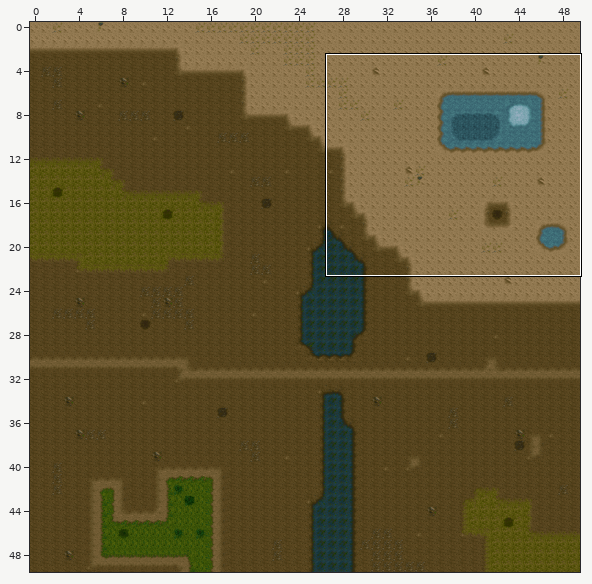
Tiled map: src/maps/road-from-river.tmx. Above, an overview of the earlier version with the close-up marked.
Close-up. First the earlier version:
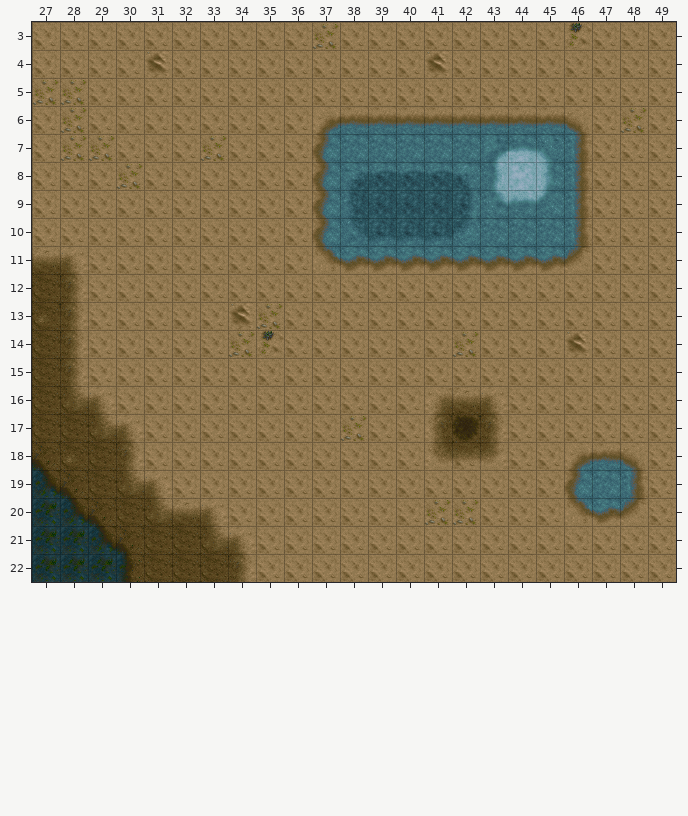
Cells are 32x32 px. Shown: x 27..49, y 3..22. The commit also changed other parts of the map, which this record leaves out.
New version:
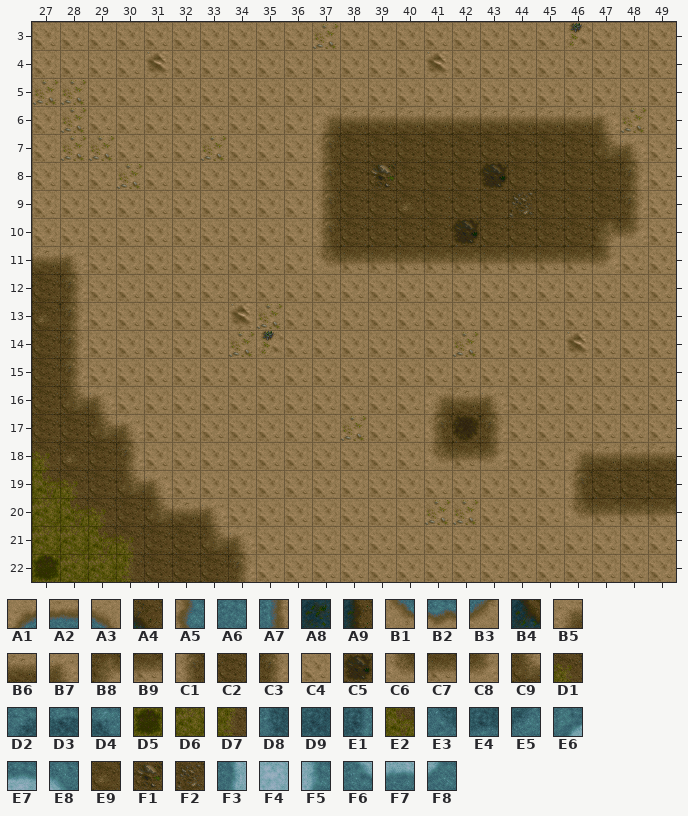
Key: from "ground": A1 0, A2 1, A3 2, A4 8, A5 16, A6 17, A7 18, A8 23, A9 24, B1 32, B2 33, B3 34, B4 35, B5 54, B6 55, B7 56, B8 57, B9 58, C1 70, C2 71, C3 72, C4 74, C5 79, C6 86, C7 87, C8 88, C9 89, D1 98, D2 108, D3 109, D4 110, D5 111, D6 113, D7 114, D8 124, D9 125, E1 126, E2 131, E3 140, E4 141, E5 142, E6 156, E7 157, E8 158, E9 169, F1 170, F2 171, F3 172, F4 173, F5 174, F6 188, F7 189, F8 190.
__ is an empty cell.
Edits made:
Layer "Tile Layer 1":
The edit turns tile A1 into tile B5 in row 6 at x 37; in row 18 at x 46.
The edit turns tile A2 into tile B6 in row 6 at x 38 to 45; in row 18 at x 47.
The edit turns tile A3 into tile B6 in row 6 at x 46; in row 18 at x 48.
The edit turns tile C4 into tile B6 in row 18 at x 49.
The edit turns tile C4 into tile B7 in row 6 at x 47; in row 7 at x 48.
The edit turns tile C4 into tile B8 in row 10 at x 47.
The edit turns tile B2 into tile B9 in row 20 at x 47.
The edit turns tile B3 into tile B9 in row 20 at x 48.
The edit turns tile C4 into tile B9 in row 20 at x 49.
The edit turns tile A5 into tile C1 in rows 7 to 10 at x 37; in row 19 at x 46.
The edit turns tile A6 into tile C2 in row 7 at x 38 to 42; in row 10 at x 43 to 45; in row 19 at x 47.
The edit turns tile A7 into tile C2 in rows 7 to 10 at x 46; in row 19 at x 48.
The edit turns tile C4 into tile C2 in rows 8 to 9 at x 47; in row 19 at x 49.
The edit turns tile D2 into tile C2 in row 8 at x 38.
The edit turns tile D3 into tile C2 in row 8 at x 40 to 41.
The edit turns tile D4 into tile C2 in row 8 at x 42.
The edit turns tile D8 into tile C2 in row 9 at x 38.
The edit turns tile D9 into tile C2 in row 9 at x 39 and 41.
The edit turns tile E1 into tile C2 in row 9 at x 42.
The edit turns tile E3 into tile C2 in row 10 at x 38.
The edit turns tile E4 into tile C2 in row 10 at x 39 to 41.
The edit turns tile E6 into tile C2 in row 7 at x 43.
The edit turns tile E7 into tile C2 in row 7 at x 44.
The edit turns tile E8 into tile C2 in row 7 at x 45.
The edit turns tile F4 into tile C2 in row 8 at x 44.
The edit turns tile F5 into tile C2 in row 8 at x 45.
The edit turns tile F6 into tile C2 in row 9 at x 43.
The edit turns tile F8 into tile C2 in row 9 at x 45.
The edit turns tile C4 into tile C3 in rows 8 to 9 at x 48.
The edit turns tile E5 into tile C5 in row 10 at x 42.
The edit turns tile F3 into tile C5 in row 8 at x 43.
The edit turns tile B1 into tile C6 in row 11 at x 37; in row 20 at x 46.
The edit turns tile B2 into tile C7 in row 11 at x 38 to 45.
The edit turns tile B3 into tile C7 in row 11 at x 46.
The edit turns tile C4 into tile C8 in row 10 at x 48; in row 11 at x 47.
The edit turns tile C4 into tile C9 in row 7 at x 47.
The edit turns tile A4 into tile D1 in row 18 at x 27; in row 19 at x 28; in row 20 at x 29; in row 21 at x 30.
The edit turns tile A8 into tile D5 in row 22 at x 27.
The edit turns tile A8 into tile D6 in row 20 at x 27; in row 21 at x 27 to 28; in row 22 at x 28 to 29.
The edit turns tile A9 into tile D7 in row 22 at x 30.
The edit turns tile B4 into tile E2 in row 19 at x 27; in row 20 at x 28; in row 21 at x 29.
The edit turns tile D9 into tile E9 in row 9 at x 40.
The edit turns tile D3 into tile F1 in row 8 at x 39.
The edit turns tile F7 into tile F2 in row 9 at x 44.
Changed places in both close-ups, as pixel boxes (x1, y1, x2, y2):
changed: (312, 106, 648, 274)
changed: (32, 442, 143, 582)
changed: (564, 442, 676, 526)
